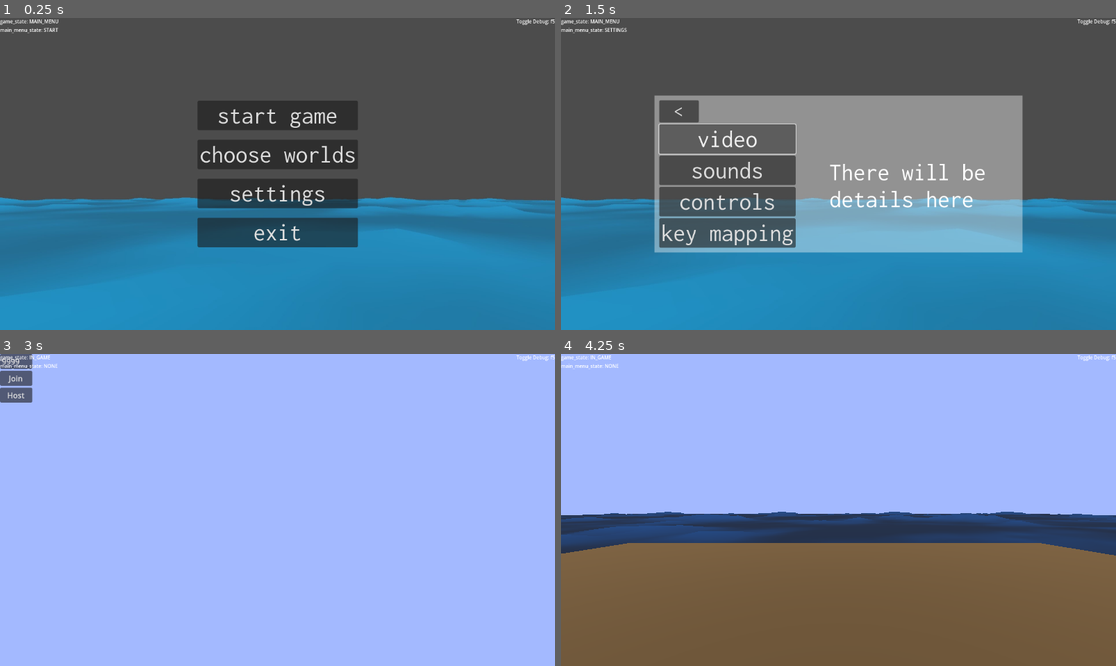
Above: before the commit, frames 1-4 (two rows, left to right).
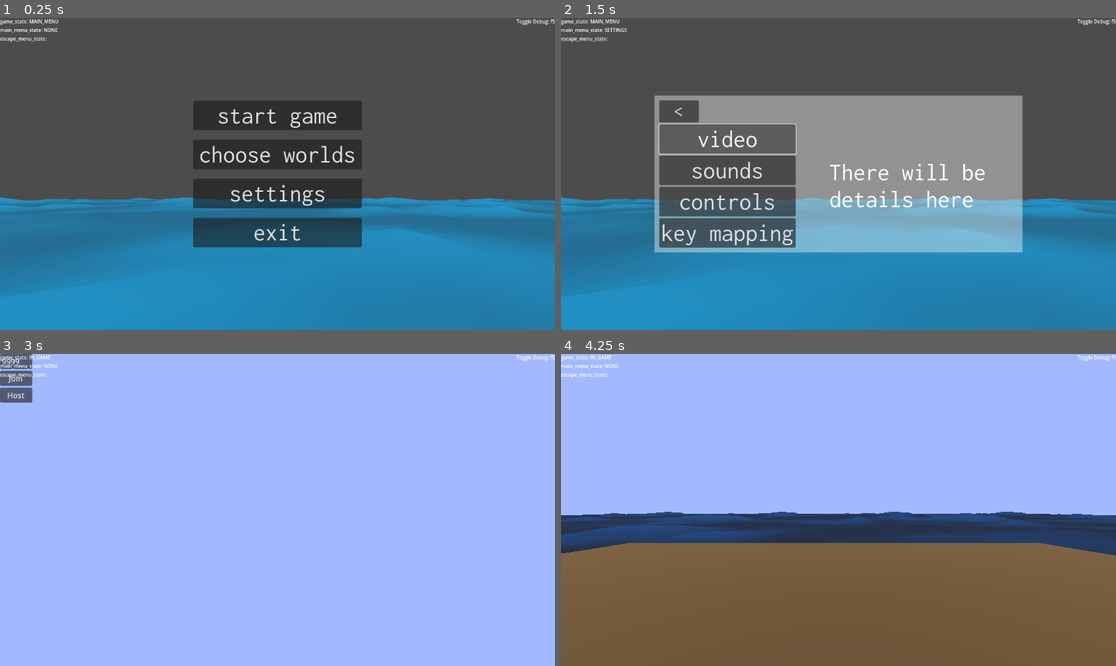
Above: after the commit, the same moments.

Repository: illogicalapple/open-water
Game: Godot game, scene res://scenes/start_menu.tscn
Two runs of this game, one before a commit and one after it. Both use one fixed random seed, a clock stepped at 60 frames per second and the inputs below.
Inputs:
- Up to frame 1 (0.25 s): no input
- Up to frame 2 (1.5 s): click "settings" at 0.5 s; click "video" at 1.25 s
- Up to frame 3 (3 s): click "<" at 2 s; click "start game" at 2.75 s
- Up to frame 4 (4.25 s): click "Host" at 3.5 s

The runs differ from the first frame. In frame 1, 0.9% of the frame differs, in the area x 0-66%, y 3-74%; in frame 2, less than 0.1%; in frame 3, less than 0.1%; in frame 4, less than 0.1%.

Commit message:
escape scene created. escape states created

Diff:
--- /dev/null
+++ b/menu_theme.tres
@@ -0,0 +1,7 @@
+[gd_resource type="Theme" load_steps=2 format=3 uid="uid://yqhp0x75g3lx"]
+
+[ext_resource type="FontFile" uid="uid://dx8lolqoauhjo" path="res://assets/fonts/Inconsolata/Inconsolata-Regular.ttf" id="1_tj0if"]
+
+[resource]
+default_font = ExtResource("1_tj0if")
+default_font_size = 50
--- a/player_character/player_character.gd
+++ b/player_character/player_character.gd
@@ -11,7 +11,7 @@
 	camera.current = synchronizer.is_multiplayer_authority()
 	if synchronizer.is_multiplayer_authority(): Input.mouse_mode = Input.MOUSE_MODE_CAPTURED
 
-func _physics_process(delta):
+func _physics_process(_delta):
 	if synchronizer.is_multiplayer_authority():
 		var direction = Vector3.ZERO
 		if not is_on_floor(): direction.y -= 0.4
@@ -26,8 +26,6 @@
 		move_and_slide()
 		synchronizer.position = global_position
 
-
-
 func _input(event):
 	if synchronizer.is_multiplayer_authority():
 		if event is InputEventKey and event.is_pressed() and event.keycode == KEY_ESCAPE:
--- a/scenes/debug.gd
+++ b/scenes/debug.gd
@@ -2,6 +2,7 @@
 
 @onready var current_game_state_label : Label = $Control/CurrentStates/GameState
 @onready var main_menu_state_label : Label = $Control/CurrentStates/MenuState
+@onready var escape_menu_state_label : Label = $Control/CurrentStates/EscapeState
 
 #func _process(_delta: float) -> void:
 #	if Input.is_action_just_pressed("disable_debug"):
@@ -31,6 +32,13 @@
 		States.MainMenuStates.keys()[state]
 	)
 
+func escape_menu_state_changed(state : States.EscapeMenuStates) -> void:
+	escape_menu_state_label.text = str(
+		"escape_menu_state: " +
+		States.EscapeMenuStates.keys()[state]
+	)
+
+
 func _unhandled_input(event: InputEvent) -> void:
 	if event.is_action_pressed("disable_debug"):
 		toggle_debug_menu()
--- a/scenes/debug.tscn
+++ b/scenes/debug.tscn
@@ -32,6 +32,10 @@
 layout_mode = 2
 text = "main_menu_state: "
 
+[node name="EscapeState" type="Label" parent="Control/CurrentStates"]
+layout_mode = 2
+text = "escape_menu_state: "
+
 [node name="DebugInfo" type="Label" parent="Control"]
 layout_mode = 1
 anchors_preset = 1
--- /dev/null
+++ b/scenes/escape_menu.tscn
@@ -0,0 +1,47 @@
+[gd_scene load_steps=2 format=3 uid="uid://cfabx8qqthunj"]
+
+[ext_resource type="Theme" uid="uid://yqhp0x75g3lx" path="res://menu_theme.tres" id="1_li3g8"]
+
+[node name="escape_menu" type="Control"]
+layout_mode = 3
+anchors_preset = 15
+anchor_right = 1.0
+anchor_bottom = 1.0
+grow_horizontal = 2
+grow_vertical = 2
+theme = ExtResource("1_li3g8")
+
+[node name="Main Select" type="MarginContainer" parent="."]
+layout_mode = 1
+anchors_preset = 8
+anchor_left = 0.5
+anchor_top = 0.5
+anchor_right = 0.5
+anchor_bottom = 0.5
+offset_left = -20.0
+offset_top = -20.0
+offset_right = 20.0
+offset_bottom = 20.0
+grow_horizontal = 2
+grow_vertical = 2
+
+[node name="VBoxContainer" type="VBoxContainer" parent="Main Select"]
+custom_minimum_size = Vector2(350, 0)
+layout_mode = 2
+theme_override_constants/separation = 20
+
+[node name="Start" type="Button" parent="Main Select/VBoxContainer"]
+layout_mode = 2
+text = "resume"
+
+[node name="Settings" type="Button" parent="Main Select/VBoxContainer"]
+layout_mode = 2
+text = "settings"
+
+[node name="main_menu" type="Button" parent="Main Select/VBoxContainer"]
+layout_mode = 2
+text = "main menu"
+
+[node name="exit_game" type="Button" parent="Main Select/VBoxContainer"]
+layout_mode = 2
+text = "exit"
--- a/scenes/start_menu.tscn
+++ b/scenes/start_menu.tscn
@@ -1,12 +1,8 @@
-[gd_scene load_steps=5 format=3 uid="uid://riiby56w7xo0"]
-
+[gd_scene load_steps=4 format=3 uid="uid://riiby56w7xo0"]
+
+[ext_resource type="Theme" uid="uid://yqhp0x75g3lx" path="res://menu_theme.tres" id="1_hy3ew"]
 [ext_resource type="Script" path="res://scenes/start_menu.gd" id="1_ir7u2"]
-[ext_resource type="FontFile" uid="uid://dx8lolqoauhjo" path="res://assets/fonts/Inconsolata/Inconsolata-Regular.ttf" id="2_67c1w"]
 [ext_resource type="Texture2D" uid="uid://dmnj2vjb2nuo1" path="res://assets/images/background.jpg" id="3_ohxti"]
-
-[sub_resource type="Theme" id="Theme_1oe1s"]
-default_font = ExtResource("2_67c1w")
-default_font_size = 50
 
 [node name="Main Menu" type="Control"]
 layout_mode = 3
@@ -15,7 +11,7 @@
 anchor_bottom = 1.0
 grow_horizontal = 2
 grow_vertical = 2
-theme = SubResource("Theme_1oe1s")
+theme = ExtResource("1_hy3ew")
 script = ExtResource("1_ir7u2")
 
 [node name="Background" type="TextureRect" parent="."]
@@ -43,6 +39,7 @@
 grow_vertical = 2
 
 [node name="VBoxContainer" type="VBoxContainer" parent="Main Select"]
+custom_minimum_size = Vector2(350, 0)
 layout_mode = 2
 theme_override_constants/separation = 20
 
--- a/states.gd
+++ b/states.gd
@@ -1,8 +1,10 @@
 extends Node
 
-enum GameStates {MAIN_MENU, IN_GAME}
+enum GameStates {MAIN_MENU, ESCAPE_MENU, IN_GAME}
 
 enum MainMenuStates {NONE, START, CHOOSE_WORLDS, SETTINGS}
+
+enum EscapeMenuStates {NONE, SETTINGS}
 
 var game_state := GameStates.MAIN_MENU:
 	set = game_state_changed
@@ -13,6 +15,7 @@
 func _ready() -> void:
 	game_state = GameStates.MAIN_MENU
 	main_menu_state = MainMenuStates.START
+	main_menu_state = MainMenuStates.NONE
 
 func game_state_changed(state : GameStates) -> void:
 	game_state = state
@@ -21,3 +24,6 @@
 func main_menu_state_changed(state : MainMenuStates) -> void:
 	main_menu_state = state
 	Debug.main_menu_state_changed(state)
+
+func escape_menu_state_changed(state: EscapeMenuStates) -> void:
+	Debug.escape_menu_state_changed(state)
